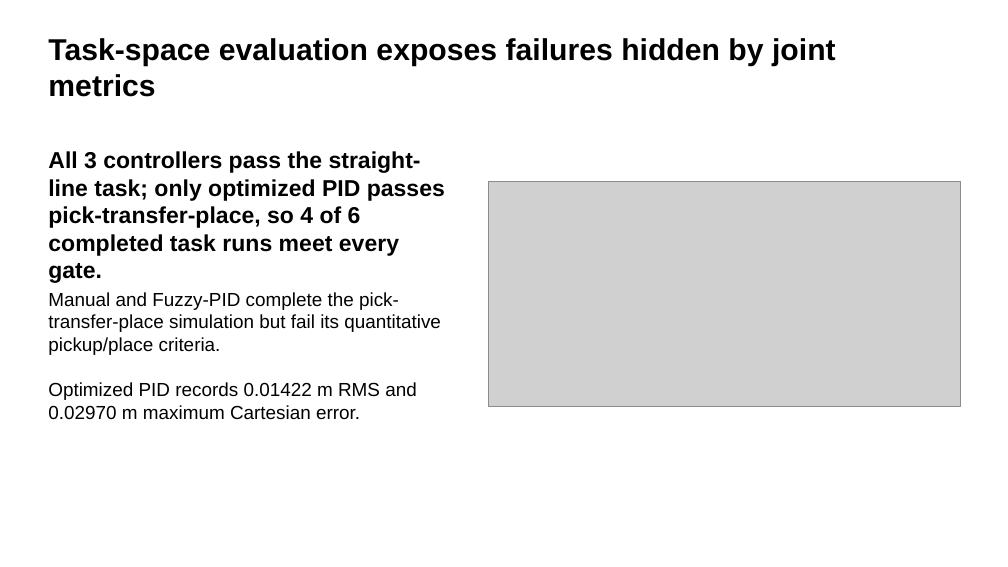
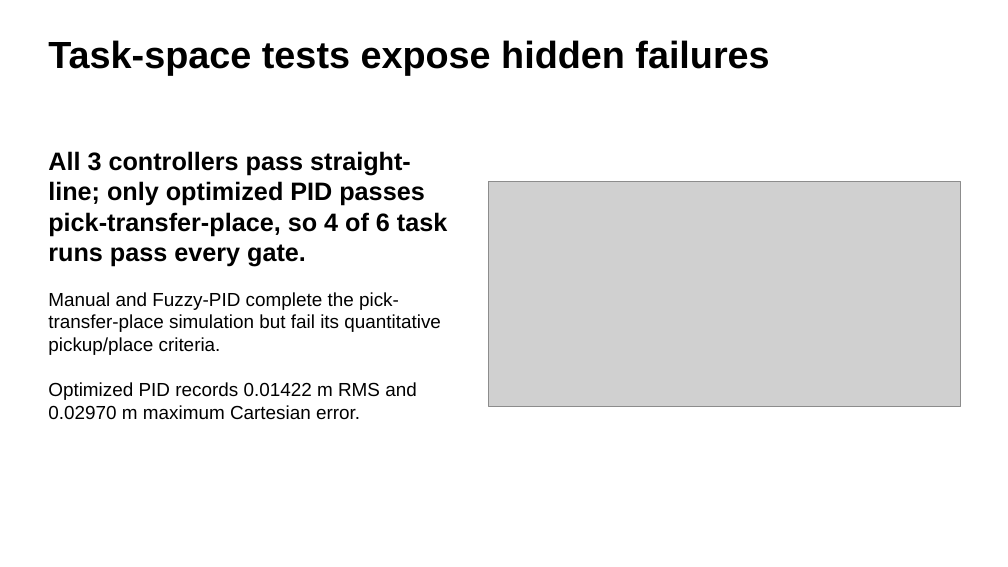
Before and after one commit to yzh423/PID-MATLAB, a slide deck: slide 7 of presentation/final_presentation.pptx. Drawn at 1008x567 pixels with LibreOffice and Linux fonts; fonts in the diff are those of the drawing; grey boxes stand for pictures. Boxes give left, top, right and bottom in pixels: in the first picture for what was removed or moved away, otherwise in the second. Text is boxed around its words. In the diff, an @@ line names an element or a change of style, - is before the commit and + after.

```diff
--- a/presentation/final_presentation.pptx
+++ b/presentation/final_presentation.pptx
@@ text at [48, 40, 769, 75]: text changed; size 28.7 to 36 pt @@
-Task-space evaluation exposes failures hidden by joint metrics
+Task-space tests expose hidden failures
@@ text at [48, 151, 447, 267]: text changed; size 21.9 to 24 pt @@
-All 3 controllers pass the straight-line task; only optimized PID passes pick-transfer-place, so 4 of 6 completed task runs meet every gate.
+All 3 controllers pass straight-line; only optimized PID passes pick-transfer-place, so 4 of 6 task runs pass every gate.
```
Also in this commit, not shown: 6 other slides changed, 29 other files.
